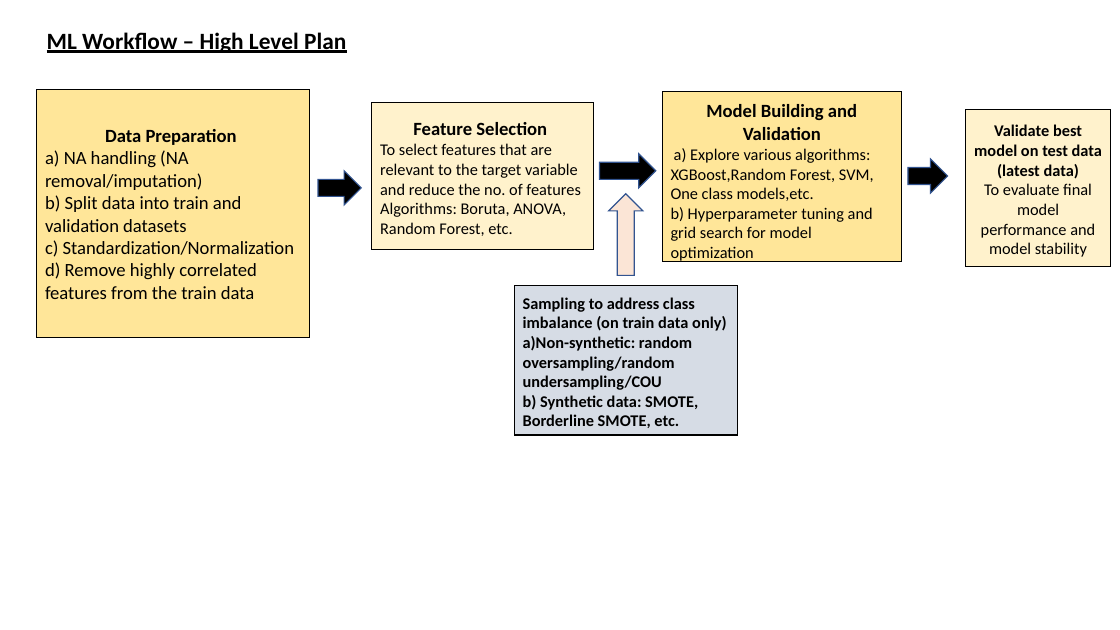
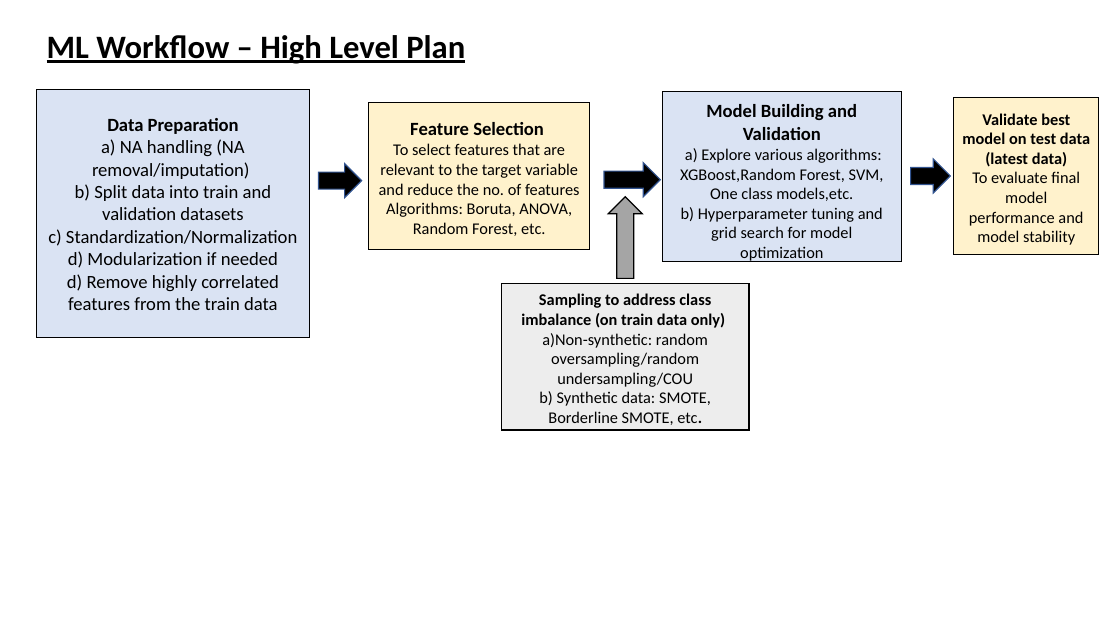
Before and after one commit to NicoleNL/ML-Speckle, a slide deck: slide 1 of ML Workflow.pptx. Drawn at 1120x630 pixels with LibreOffice and Linux fonts; fonts in the diff are those of the drawing. Boxes give left, top, right and bottom in pixels: in the first picture for what was removed or moved away, otherwise in the second. Text is boxed around its words. In the diff, an @@ line names an element or a change of style, - is before the commit and + after.

```diff
--- a/ML Workflow.pptx
+++ b/ML Workflow.pptx
@@ text "ML Workflow – High Level ..." at box(47, 35, 465, 64): size 20 to 28 pt @@
@@ rectangle "Data Preparation" at box(37, 89, 309, 338): fill #FFE699 to #DAE3F3 @@
@@ rectangle "Model Building and Validation" at box(662, 91, 902, 261): fill #FFE699 to #DAE3F3 @@
@@ rectangle "Validate best model on test ...": place and size @@
-rectangle "Validate best model on test ..." at box(966, 109, 1111, 266)
+rectangle "Validate best model on test ..." at box(954, 97, 1099, 255)
@@ text in rectangle at box(48, 139, 297, 310): alignment left to centre @@
@@ text in rectangle at box(379, 143, 579, 236): alignment left to centre @@
@@ text in rectangle at box(680, 148, 884, 262): alignment left to centre @@
@@ right arrow: place and size @@
-right arrow at box(318, 171, 361, 205)
+right arrow at box(318, 164, 361, 198)
@@ right arrow: place and size @@
-right arrow at box(600, 154, 656, 188)
+right arrow at box(604, 163, 660, 197)
@@ right arrow at box(608, 197, 643, 278): fill #FBE5D6 to #A5A5A5; outline #325491 1 pt to #000000 1 pt @@
@@ text in rectangle at box(68, 251, 278, 268): paragraph added @@
+d) Modularization if needed
@@ rectangle "Sampling to address class imbalance ...": place and size @@
-rectangle "Sampling to address class imbalance ..." at box(514, 286, 737, 435)
+rectangle "Sampling to address class imbalance ..." at box(502, 283, 749, 430)
@@ rectangle "Sampling to address class imbalance ..." at box(502, 283, 749, 430): bold off in "a)Non-synthetic: random oversampling/random undersampling/CO ...", "b) Synthetic data: SMOTE, Borderline SMOTE, etc."; alignment left to centre; fill #D6DCE5 to #EDEDED @@
```
